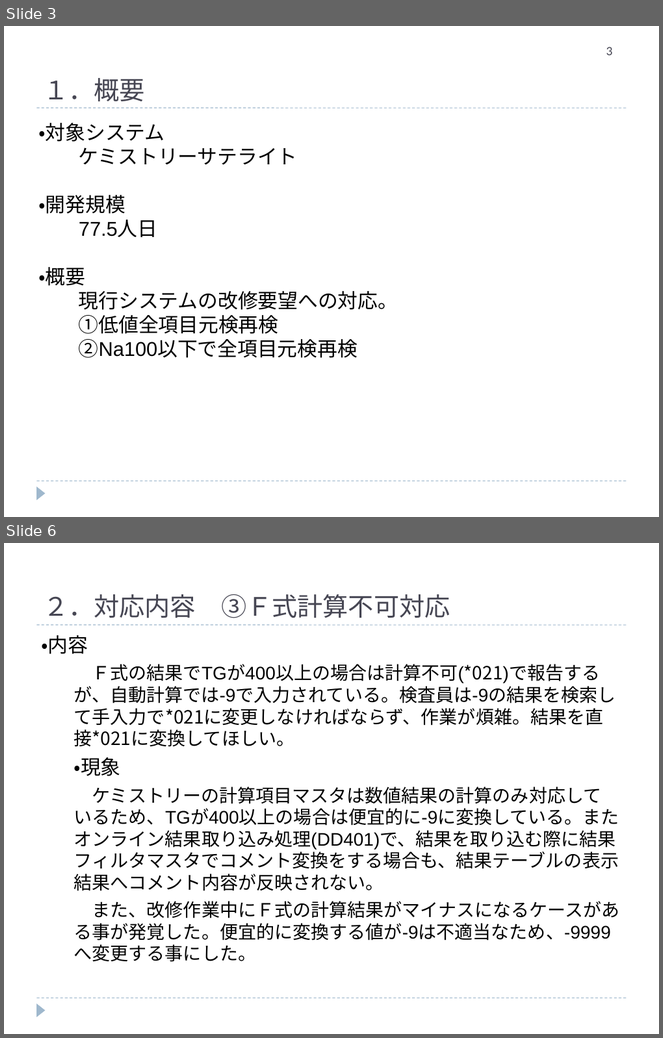
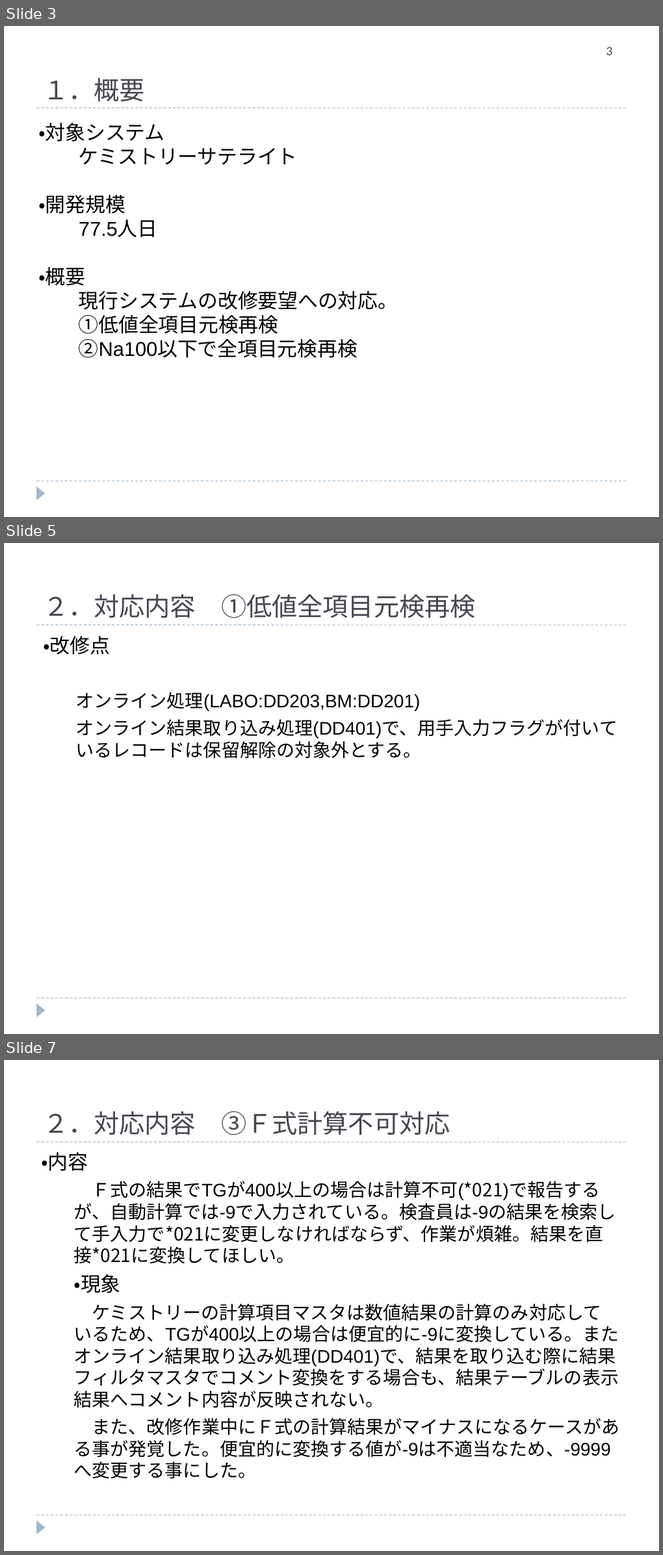
Before and after one commit to hanyutatsuya/Chemistory, a slide deck: 次期システム対応/低値全項目再検/ケミストリー次期先行対応_20240301.ppt. Shown one above the other, each under a label of ours: slides 3 and 6 before the commit, slides 3, 5 and 7 after it; the slides between them are not shown. The pictures are 663x1038 and 663x1555 pixels, drawn with LibreOffice and Linux fonts; fonts in the diff are those of the drawing. Boxes give left, top, right and bottom in pixels: in the first picture for what was removed or moved away, otherwise in the second. Text is boxed around its words. In the diff, an @@ line names an element or a change of style, - is before the commit and + after.

```diff
--- a/次期システム対応/低値全項目再検/ケミストリー次期先行対応_20240301.ppt
+++ b/次期システム対応/低値全項目再検/ケミストリー次期先行対応_20240301.ppt
@@ slide 5 added at [4,543,659,1034], background #FFFFFF; not listed: 3 template elements that a slide beside it also shows @@
@@ text added at [43,594,475,618], 28 pt, text #464653 @@
+２．対応内容 ①低値全項目元検再検
@@ text added at [43,636,618,759], 20 pt, text #000000 @@
+・改修点
+  オンライン処理(LABO:DD203,BM:DD201)
+  オンライン結果取り込み処理(DD401)で、用手入力フラグが付いているレコードは保留解除の対象外とする。
@@ what was slide 6 is now slide 7 @@
```
Also in this commit, not shown: 1 slide changed.
